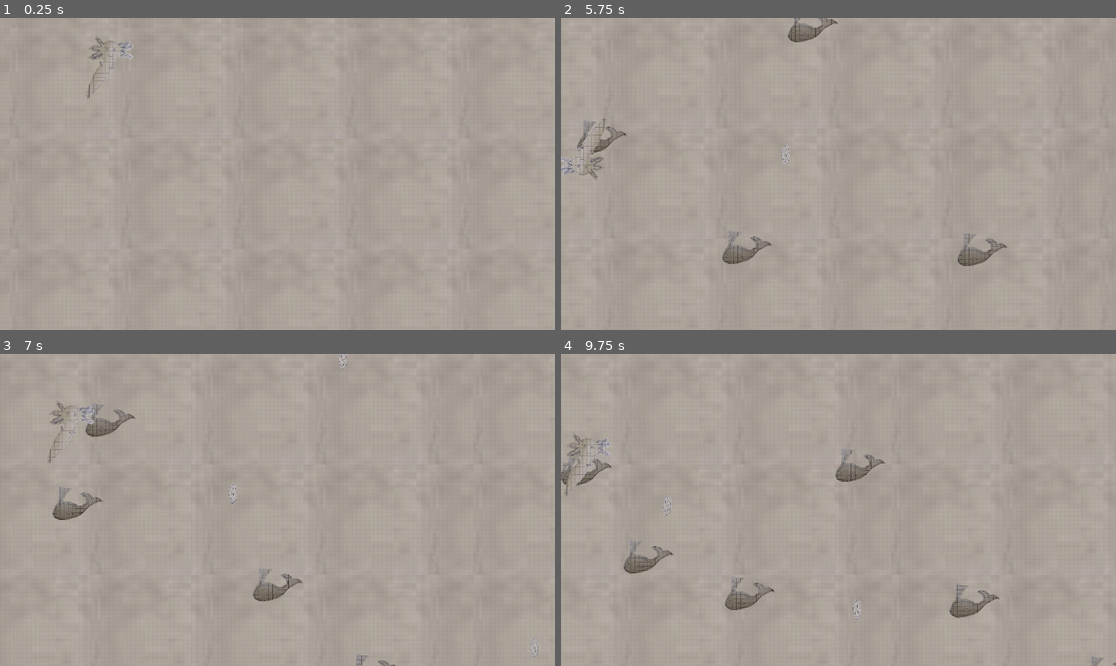
Above: before the commit, frames 1-4 (two rows, left to right).
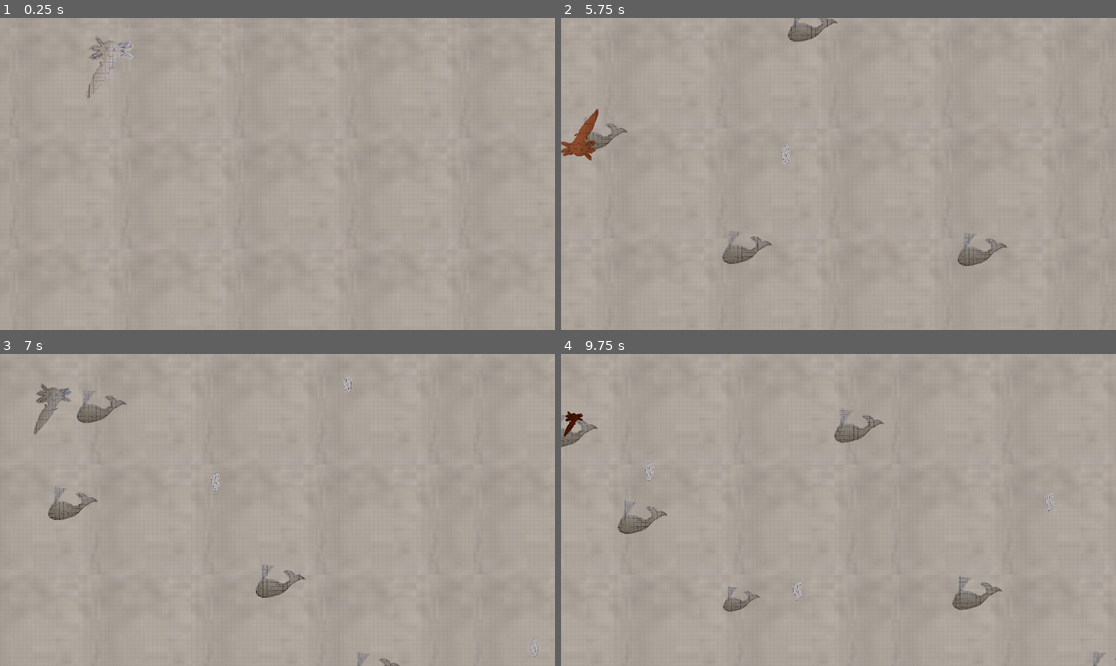
Above: after the commit, the same moments.

Repository: Krafterbob/LustigesSpiel
Game: Godot game, scene res://rooms/room1.tscn
Same seed, same stepped clock (60 frames per second), same inputs: the game is played once before the commit and once after it.
Inputs (mouse positions are in pixels of both pictures, inside the frame that each line leads up to):
- Up to frame 1 (0.25 s): no input
- Up to frame 2 (5.75 s): move the mouse to (960, 158) at 0.52 s; press the mouse at (960, 158) at 0.53 s; hold D (move_right) 0.53-1.28 s; move the mouse to (727, 189) at 1.27 s; release the mouse at (727, 189) at 1.28 s; hold S (move_down) 1.28-2.03 s; click (727, 189) at 1.35 s; move the mouse to (894, 105) at 2.02 s; press the mouse at (894, 105) at 2.03 s; hold D (move_right) 2.03-2.78 s; move the mouse to (810, 236) at 2.77 s; release the mouse at (810, 236) at 2.78 s; hold W (move_up) 2.78-3.53 s; click (810, 236) at 2.85 s; move the mouse to (1005, 220) at 3.52 s; press the mouse at (1005, 220) at 3.53 s; hold A (move_left) 3.53-5.03 s; move the mouse to (672, 127) at 4.27 s; release the mouse at (672, 127) at 4.28 s; click (672, 127) at 4.35 s; move the mouse to (866, 174) at 5.02 s; press the mouse at (866, 174) at 5.03 s; hold S (move_down) from 5.03 s (still down)
- Up to frame 3 (7 s): move the mouse to (194, 432) at 5.77 s; release S (move_down) at 5.78 s; release the mouse at (194, 432) at 5.78 s; hold D (move_right) 5.78-6.53 s; click (194, 432) at 5.85 s; move the mouse to (399, 494) at 6.52 s; press the mouse at (399, 494) at 6.53 s; hold W (move_up) from 6.53 s (still down)
- Up to frame 4 (9.75 s): move the mouse to (727, 525) at 7.27 s; release W (move_up) at 7.28 s; release the mouse at (727, 525) at 7.28 s; hold D (move_right) 7.28-8.03 s; click (727, 525) at 7.35 s; move the mouse to (894, 441) at 8.02 s; press the mouse at (894, 441) at 8.03 s; hold S (move_down) 8.03-8.78 s; move the mouse to (810, 572) at 8.77 s; release the mouse at (810, 572) at 8.78 s; hold A (move_left) 8.78-9.53 s; click (810, 572) at 8.85 s; move the mouse to (1005, 556) at 9.52 s; press the mouse at (1005, 556) at 9.53 s; hold W (move_up) from 9.53 s (still down)

The runs differ from the first frame. In frame 2, 1.0% of the frame differs, in the area x 0-80%, y 0-80%; in frame 3, 2.1%; in frame 4, 3.3%, in the area x 0-100%, y 17-100%.

Commit message:
Taking Damage

Diff:
--- a/objects/player.tscn
+++ b/objects/player.tscn
@@ -9,14 +9,51 @@
 offsets = PackedFloat32Array(0, 0.333333, 0.873333, 1)
 colors = PackedColorArray(1, 1, 1, 0, 0.773537, 0.773537, 0.773537, 1, 0.406667, 0.406667, 0.406667, 1, 0, 0, 0, 1)
 
+[sub_resource type="Animation" id="Animation_ykyjo"]
+resource_name = "damage"
+tracks/0/type = "value"
+tracks/0/imported = false
+tracks/0/enabled = true
+tracks/0/path = NodePath("Player:modulate")
+tracks/0/interp = 1
+tracks/0/loop_wrap = true
+tracks/0/keys = {
+"times": PackedFloat32Array(0, 0.09780533, 0.19968587, 0.2995288, 0.40140936, 0.49921468, 0.60109526, 0.6989006, 0.7987435, 0.90062404, 1),
+"transitions": PackedFloat32Array(1, 1, 1, 1, 1, 1, 1, 1, 1, 1, 1),
+"update": 0,
+"values": [Color(1, 0.9882353, 1, 1), Color(1, 0.32156864, 0, 1), Color(1, 1, 1, 1), Color(1, 0.32156864, 0, 1), Color(1, 1, 1, 1), Color(1, 0.32156867, 0, 1), Color(1, 1, 1, 1), Color(1, 0.32156867, 0, 1), Color(1, 1, 1, 1), Color(1, 0.32156867, 0, 1), Color(1, 1, 1, 1)]
+}
+
+[sub_resource type="Animation" id="Animation_uxov2"]
+length = 0.001
+tracks/0/type = "value"
+tracks/0/imported = false
+tracks/0/enabled = true
+tracks/0/path = NodePath("Player:modulate")
+tracks/0/interp = 1
+tracks/0/loop_wrap = true
+tracks/0/keys = {
+"times": PackedFloat32Array(0),
+"transitions": PackedFloat32Array(1),
+"update": 0,
+"values": [Color(1, 0.9882353, 1, 1)]
+}
+
+[sub_resource type="AnimationLibrary" id="AnimationLibrary_nmc1l"]
+_data = {
+&"RESET": SubResource("Animation_uxov2"),
+&"damage": SubResource("Animation_ykyjo")
+}
+
 [node name="Player" type="CharacterBody2D"]
 z_index = 1
 input_pickable = true
 script = ExtResource("1_ykyjo")
 
 [node name="Player" type="Sprite2D" parent="."]
+modulate = Color(1, 0.9882353, 1, 1)
 position = Vector2(12.999999, -5.9604645e-08)
-scale = Vector2(0.2, 0.2)
+scale = Vector2(0.19999999, 0.19999999)
 texture = ExtResource("1_eqqp1")
 
 [node name="explosion" type="AudioStreamPlayer" parent="."]
@@ -38,7 +75,13 @@
 color_ramp = SubResource("Gradient_inqnh")
 
 [node name="CollisionPolygon2D" type="CollisionPolygon2D" parent="."]
+visible = false
 position = Vector2(12, -2)
 rotation = 0.12217305
 scale = Vector2(0.5, 0.5)
 polygon = PackedVector2Array(-80, -57, -76, -20, -53, 7, -78, 115, -56, 127, 28, -18, 59, -23, 77.782135, -42.744415, 72, -108, -68, -113)
+
+[node name="AnimationPlayer" type="AnimationPlayer" parent="."]
+libraries = {
+&"": SubResource("AnimationLibrary_nmc1l")
+}
--- a/objects/wal.tscn
+++ b/objects/wal.tscn
@@ -41,8 +41,8 @@
 }
 
 [node name="Wal" type="Area2D"]
-collision_layer = 2
-collision_mask = 2
+collision_layer = 3
+collision_mask = 3
 script = ExtResource("2_ft433")
 
 [node name="Wal2" type="Sprite2D" parent="."]
--- a/scripts/ai/follow_ai.gd
+++ b/scripts/ai/follow_ai.gd
@@ -14,5 +14,6 @@
 		monster = get_parent()
 		return;
 
-	var direction = player.position - monster.position
-	monster.velocity = direction.normalized() * speed
+	if (player != null):
+		var direction = player.position - monster.position
+		monster.velocity = direction.normalized() * speed
--- a/scripts/monster.gd
+++ b/scripts/monster.gd
@@ -25,6 +25,13 @@
 		var direction = position - body.position
 		knockback = direction.normalized() * 10
 
+	if body is Player:
+
+		body.take_damage(1)
+
+		#take knockback
+		var direction = body.position - position
+		body.knockback = direction.normalized() * 10
 
 func take_damage(damage : int):
 	health -= damage
--- a/scripts/player.gd
+++ b/scripts/player.gd
@@ -2,22 +2,31 @@
 
 
 const SPEED = 300.0
+
+var health = 5
+var maxHealth = 5
 
 var random = RandomNumberGenerator.new()
 
 var directionX = 0
 var directionY = 0
 var facing = 1
+var knockback = Vector2(0, 0)
 
 var bullet_template = load("res://objects/bullet.tscn").instantiate()
 
 @onready var player_sprite = $Player
 @onready var running_particles = $runningParticles
 @onready var level_borders = $"../LevelBorders"
+@onready var animation_player = $AnimationPlayer
 
 var is_alive = true
 
 func _physics_process(delta):
+
+	knockback *= 0.9
+	position += knockback
+
 	velocity.x = directionX * SPEED
 	velocity.y = directionY * SPEED
 
@@ -68,3 +77,20 @@
 	directionY = Input.get_axis("move_up", "move_down")
 	if directionY != 0:
 		facing = directionY
+
+func take_damage(damage : int):
+	if (animation_player.is_playing()):
+		return
+
+	health -= damage
+
+	var c = float(health) / float(maxHealth) * 1;
+	player_sprite.self_modulate = Color(c, c, c, 1)
+	scale = Vector2(c, c)
+	animation_player.play("damage")
+
+	if (health <= 0):
+		die()
+
+func die():
+	queue_free()
Not shown: 1 places in objects/player.tscn that only renumber resources
